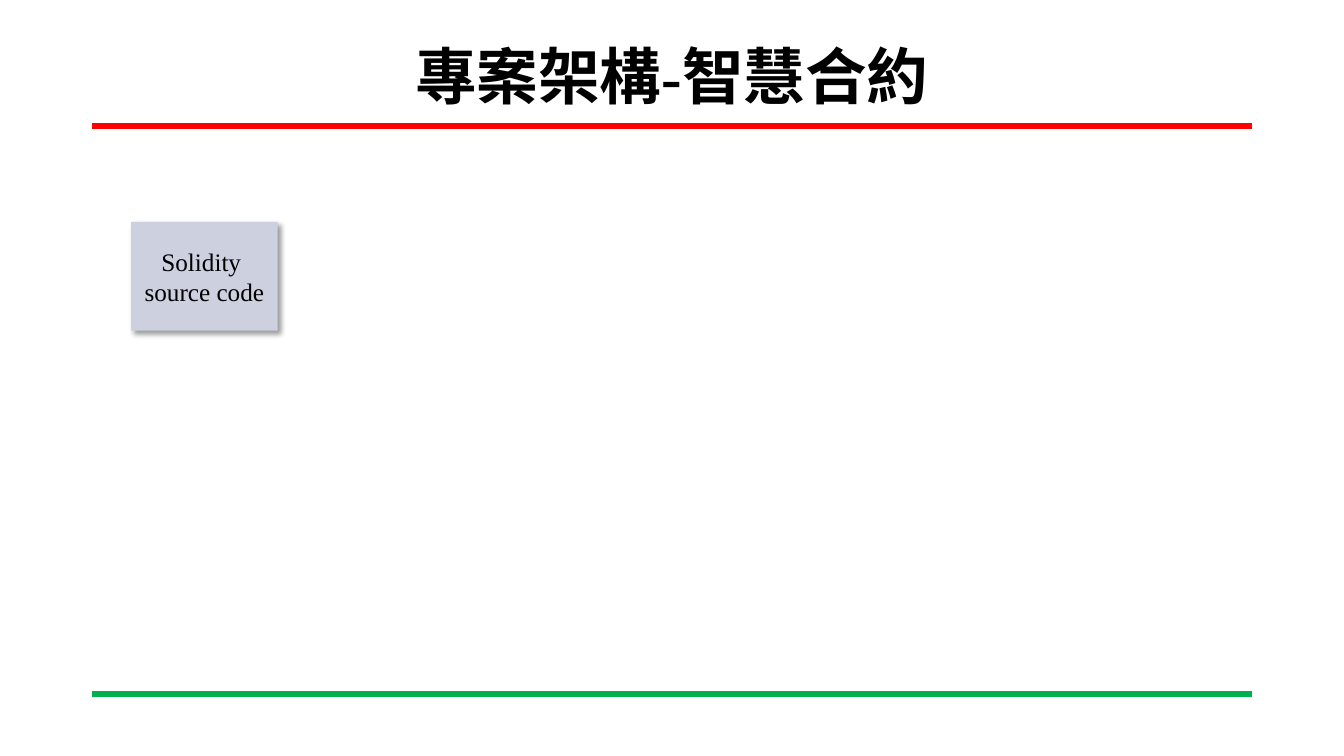
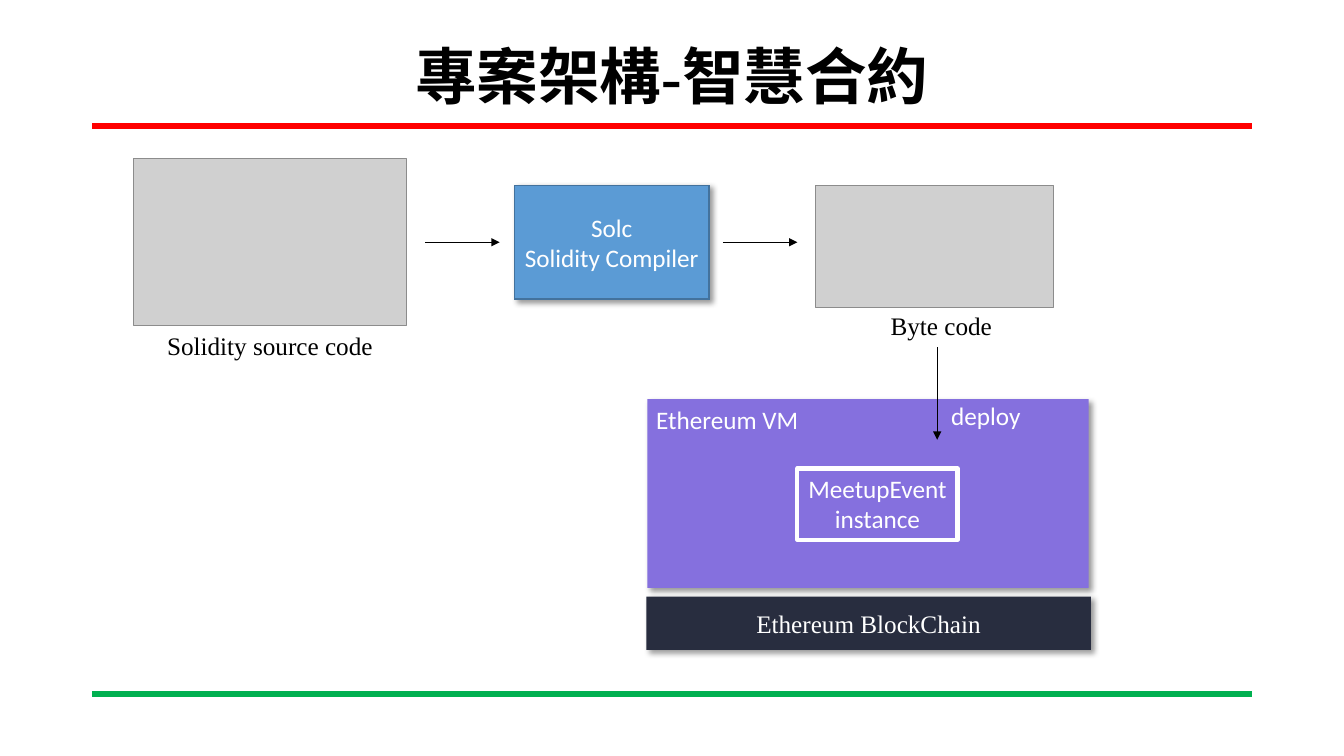
Before and after one commit to San-Zero/Senior-Project, a slide deck: slide 7 of 專題-私有以太坊區塊鏈實作以及其硬體加速方法調查-劉益彤.pptx. Drawn at 1344x756 pixels with LibreOffice and Linux fonts; fonts in the diff are those of the drawing; grey boxes stand for pictures; background and template pictures are left out. Boxes give left, top, right and bottom in pixels: in the first picture for what was removed or moved away, otherwise in the second. Text is boxed around its words. In the diff, an @@ line names an element or a change of style, - is before the commit and + after.

```diff
--- a/專題-私有以太坊區塊鏈實作以及其硬體加速方法調查-劉益彤.pptx
+++ b/專題-私有以太坊區塊鏈實作以及其硬體加速方法調查-劉益彤.pptx
@@ text "Solidity source code": place and size @@
-text "Solidity source code" at (131, 222, 277, 331)
+text "Solidity source code" at (167, 337, 373, 361)
@@ text "Solidity source code" at (167, 337, 373, 361): vertical alignment middle to top; fill #CDD1DF to none; shadow off @@
@@ text at (167, 337, 373, 361): text changed @@
-Solidity
-source code
+Solidity source code
@@ group added at (134, 159, 1091, 650): 4 rectangles, 3 arrows, 3 texts, 2 pictures @@
+Solc
+Solidity Compiler
+Byte code
+Ethereum VM
+MeetupEvent
+instance
+deploy
+Ethereum BlockChain
```
Also in this commit, not shown: 1 other slide changed, 9 slides added, 6 other files.
